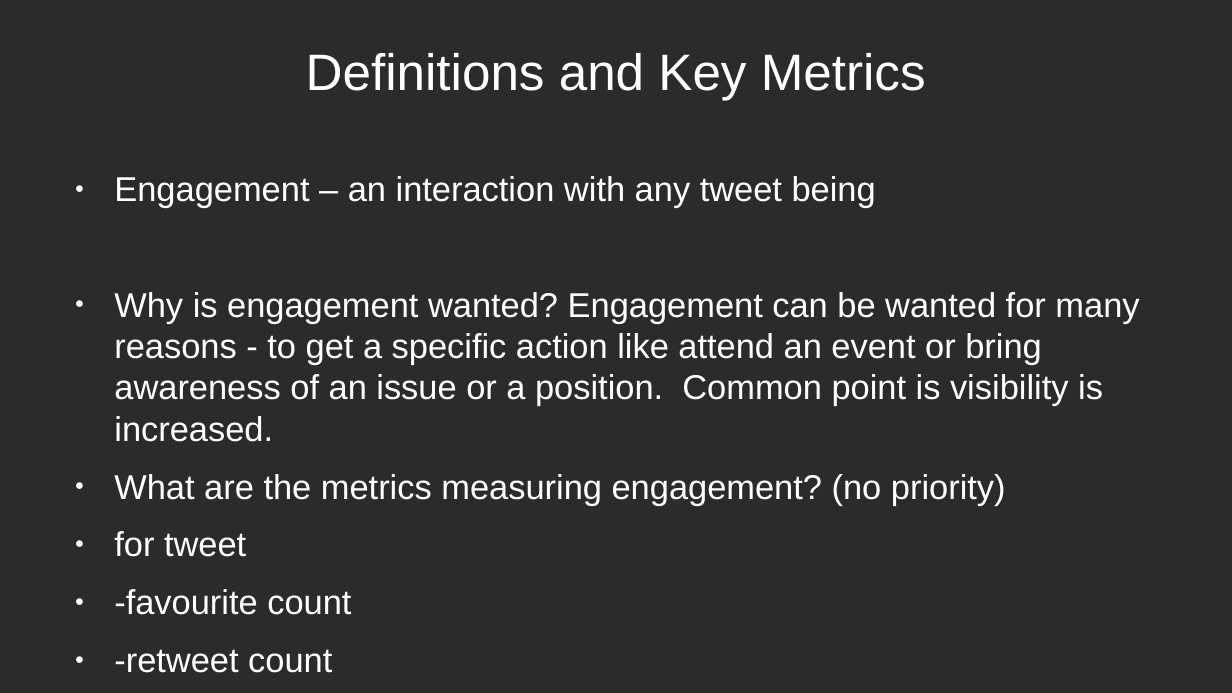
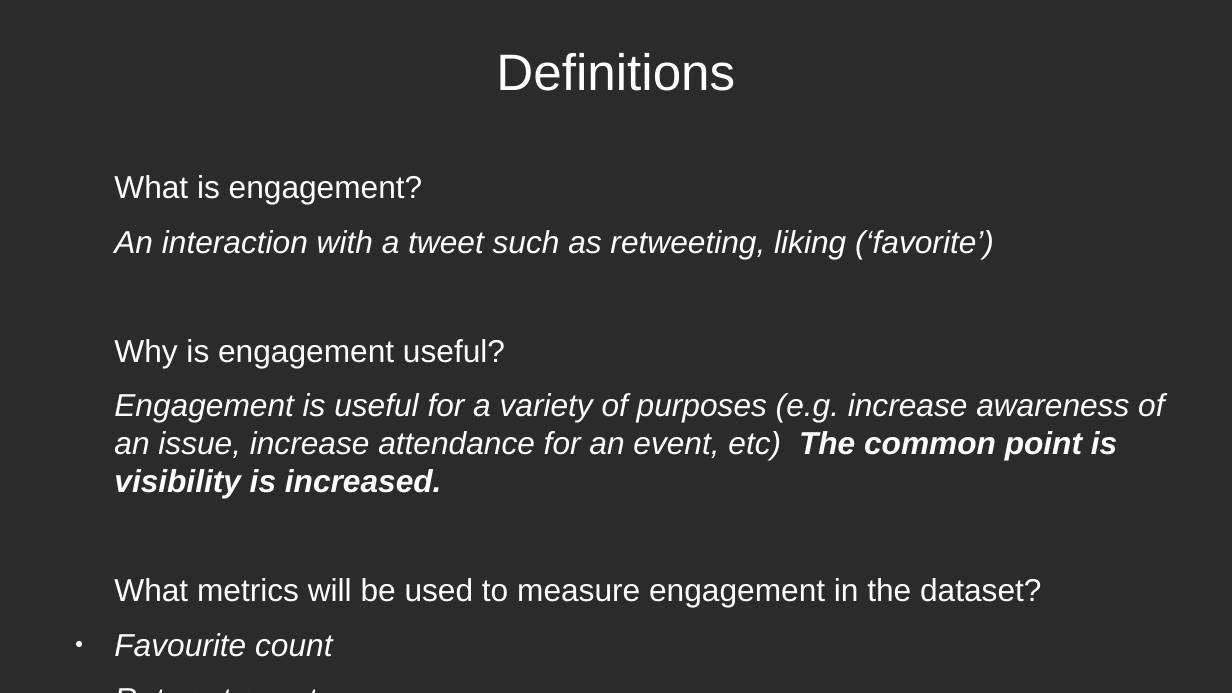
Before and after one commit to douglas-thoms/Datathon-2021-10-16, a slide deck: slide 2 of presentations/group_9_presentation_v1.odp (slide 3 before the commit). Drawn at 1232x693 pixels with LibreOffice and Linux fonts; fonts in the diff are those of the drawing; background and template pictures are left out; a plain dark background stands for a picture behind light text. Boxes give left, top, right and bottom in pixels: in the first picture for what was removed or moved away, otherwise in the second. Text is boxed around its words. In the diff, an @@ line names an element or a change of style, - is before the commit and + after.

Commit message:
presentation update

```diff
--- a/presentations/group_9_presentation_v1.odp
+++ b/presentations/group_9_presentation_v1.odp
@@ title at [496,53,735,91]: text changed @@
-Definitions and Key Metrics
+Definitions
@@ text at [114,175,1164,607]: text changed; size 22.2 to 20.4 pt; italic on @@
-● Engagement – an interaction with any tweet being
-● Why is engagement wanted? Engagement can be wanted for many reasons - to get a specific action like attend an event or bring awareness of an issue or a position. Common point is visibility is increased.
-● What are the metrics measuring engagement? (no priority)
-● for tweet
-● -favourite count
-● -retweet count
-● They are most effective because....
+What is engagement?
+An interaction with a tweet such as retweeting, liking (‘favorite’)
+Why is engagement useful?
+Engagement is useful for a variety of purposes (e.g. increase awareness of an issue, increase attendance for an event, etc) The common point is visibility is increased.
+What metrics will be used to measure engagement in the dataset?
+● Favourite count
+● Retweet count
```
Also in this commit, not shown: 2 other slides changed, 4 slides added, 2 slides removed, 2 other files.
